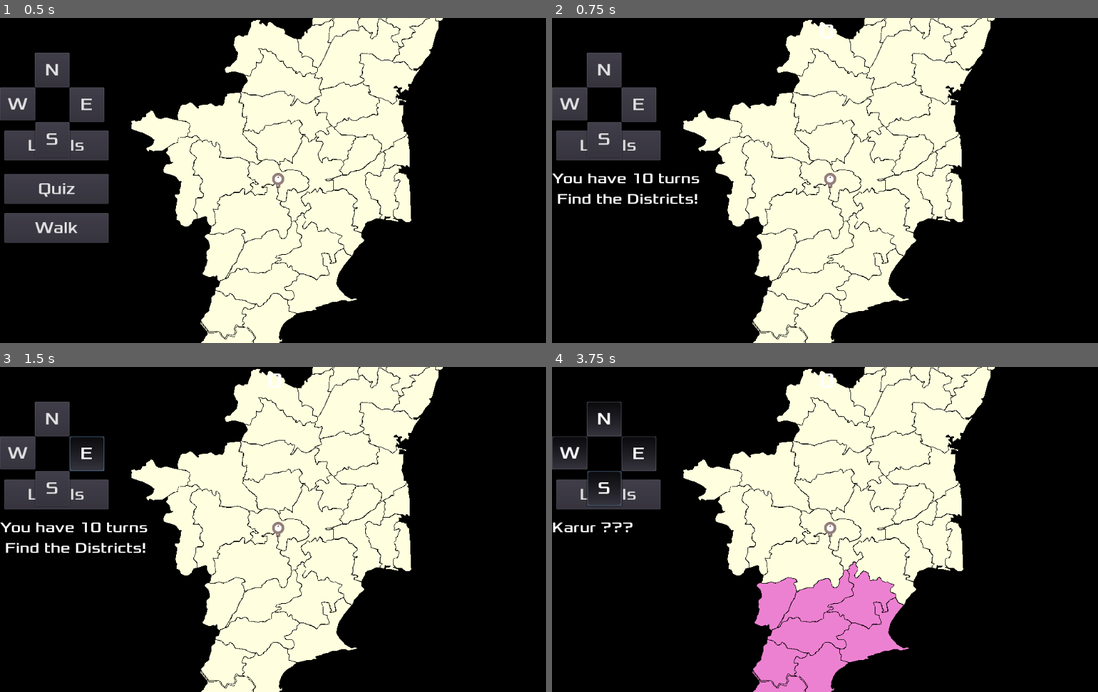
Above: before the commit, frames 1-4 (two rows, left to right).
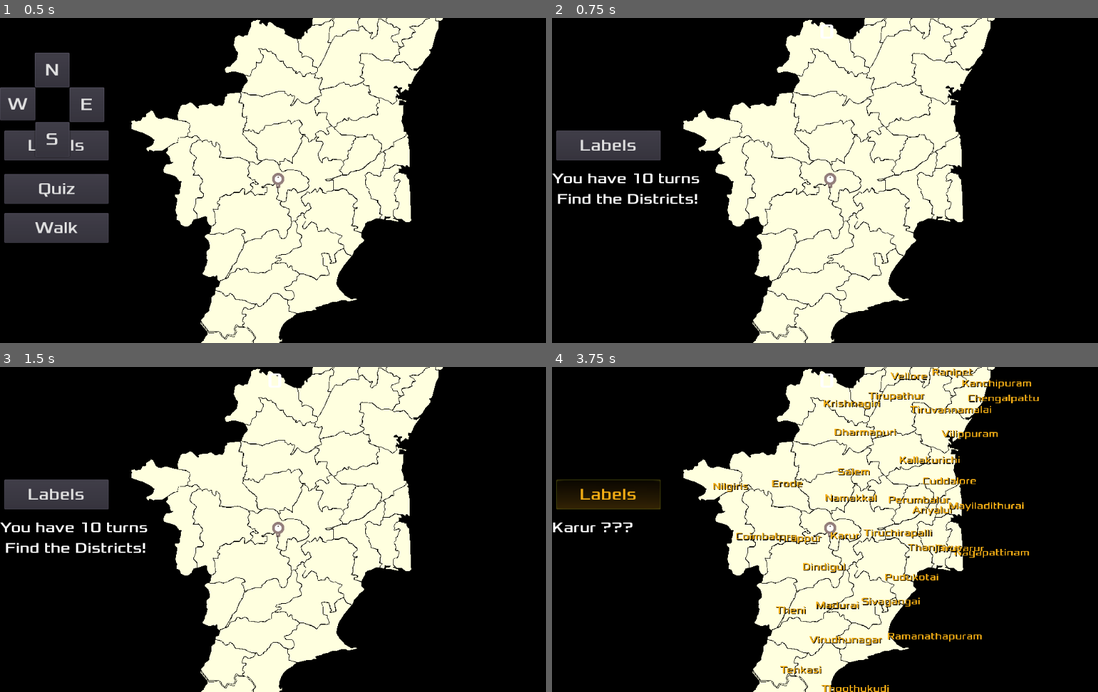
Above: after the commit, the same moments.

Repository: sharun-s/godot-tn
Game: Godot game, scene res://Node2D.tscn
The game is run twice, just before and just after one commit, with the same random seed, the same clock (stepped at 60 frames per second) and the same inputs.
Inputs (mouse positions are in pixels of both pictures, inside the frame that each line leads up to):
- Up to frame 1 (0.5 s): no input
- Up to frame 2 (0.75 s): click "Quiz" at 0.5 s
- Up to frame 3 (1.5 s): click (87, 454) at 1.25 s, where only the run before the commit has a clickable "E"
- Up to frame 4 (3.75 s): click (606, 419) at 2 s, where only the run before the commit has a clickable "N"; click (568, 451) at 2.75 s, where only the run before the commit has a clickable "W"; click (606, 487) at 3.5 s, where only the run before the commit has a clickable "S"

Frame 1 is identical in both runs. In frame 2, 2.3% of the frame differs, in the area x 0-20%, y 10-41%; in frame 3, 2.1%; in frame 4, 14%, in the area x 0-90%, y 0-100%.

Commit message:
generate and process gopals area entered event 3 game modes - quiz(1) - walk(2) - default(0) - and handling init and cleanup when moving between them removed tween due to perf diff between desktop and mobile

Diff:
--- a/Node2D.tscn
+++ b/Node2D.tscn
@@ -163,6 +163,7 @@
 one_shot = true
 
 [connection signal="ready" from="." to="." method="_on_TN_ready"]
+[connection signal="hit" from="Camera2D/Player" to="." method="_on_Player_hit"]
 [connection signal="pressed" from="HUD/Button" to="." method="_on_Button_pressed"]
 [connection signal="toggled" from="HUD/Labels" to="." method="_on_Labels_toggled"]
 [connection signal="pressed" from="HUD/Learn" to="." method="_on_Learn_pressed"]
--- a/Player.gd
+++ b/Player.gd
@@ -48,3 +48,8 @@
 	position = pos
 	show()
 	$CollisionShape2D.disabled = false
+
+func _on_Player_area_entered(area):
+	emit_signal('hit',area.name)
+	#print(area.name+' entered')
+	#pass # Replace with function body.
--- a/Player.tscn
+++ b/Player.tscn
@@ -36,4 +36,5 @@
 [node name="CollisionShape2D" type="CollisionShape2D" parent="."]
 shape = SubResource( 2 )
 
+[connection signal="area_entered" from="." to="." method="_on_Player_area_entered"]
 [connection signal="body_entered" from="." to="." method="_on_Player_body_entered"]
--- a/TN.gd
+++ b/TN.gd
@@ -45,7 +45,7 @@
 var score=0
 var attempts=0
 var turns=10
-var game_in_progress=false
+var game_in_progress=0
 var rng=RandomNumberGenerator.new()
 
 var challenge:=''
@@ -61,16 +61,33 @@
 var walkpath:=Line2D.new()
 
 
-var compass_colors={North=Color.orange,
-South=Color.violet,
-East='00bb99',
-West="0099bb"}
+var compass_colors={
+	North=[Color.orange,'N'],
+	South=[Color.violet, 'S'],
+	East=['00bb99', 'E'],
+	West=["0099bb", 'W']
+}
+
+func hide_compass():
+	$HUD/E.hide()
+	$HUD/N.hide()
+	$HUD/W.hide()
+	$HUD/S.hide()
+
+func show_compass():
+	$HUD/E.show()
+	$HUD/N.show()
+	$HUD/W.show()
+	$HUD/S.show()
 
 func _compass_toggled(pressed, dir):
-	if pressed:
-		get_tree().set_group(dir, 'modulate', compass_colors[dir])
-	else:
-		get_tree().set_group(dir, 'modulate', Color(1.0,1.0,1.0))
+	if game_in_progress==0:
+		if pressed:
+			get_node("HUD/"+compass_colors[dir][1])['modulate']=compass_colors[dir][0]
+			get_tree().set_group(dir, 'modulate', compass_colors[dir][0])
+		else:
+			get_node("HUD/"+compass_colors[dir][1])['modulate']=Color(1.0,1.0,1.0)
+			get_tree().set_group(dir, 'modulate', Color(1.0,1.0,1.0))
 
 func create_polygons(s:Sprite):
 	var b=BitMap.new()
@@ -140,7 +157,7 @@
 		select(district, event)
 
 func select(district, event):
-	if game_in_progress:
+	if game_in_progress==1:
 		if district == challenge:
 			score+=1
 			attempts+=1
@@ -161,8 +178,9 @@
 		if attempts==turns:
 			timed_msg('Not bad! \nYou scored '+str(score)+' / '+str(turns),3)
 			yield($Timer, "timeout")
-			game_in_progress=false
 			game_over()
+	elif game_in_progress==2:
+		pass
 	else:
 		get_tree().set_group("dlabels", "visible", false)
 		#deselect district if one is already selected before selecting new one
@@ -192,20 +210,18 @@
 		yield($Timer, 'timeout')
 		$Timer.wait_time=tmp
 		for i in oa:
+			if i.name=='Gopal':
+				continue
 			get_node('lbl'+i.name).visible=true
-			tw.interpolate_property(i.get_child(0), 'color', deselect_color, deselect_color.blend("aa66aa22"),1)
-			tw.start()
+			i.get_child(0).color=deselect_color.blend("aa66aa22")
+			#tw.interpolate_property(i.get_child(0), 'color', deselect_color, deselect_color.blend("aa66aa22"),1)
+			#tw.start()
 			#yield(tw,"tween_completed")
 		update()
 
 func deselect():
 	for district in d.keys():
 		get_node(district).get_child(0).color=deselect_color
-	#var sd=get_node(selected_district)
-	#sd.get_child(0).color=deselect_color
-	#var oa=sd.get_overlapping_areas()
-	#for i in oa:
-	#	i.get_child(0).color=deselect_color
 
 func _draw():
 	for i in d.keys():
@@ -230,7 +246,7 @@
 
 func _on_Button_pressed():
 	reset()
-	game_in_progress=true
+	game_in_progress=1
 	$HUD/Score.text=str(score)
 	timed_msg("You have 10 turns\n Find the Districts!",3)
 	yield($Timer,"timeout")
@@ -248,6 +264,9 @@
 	$HUD/Label.text=''
 	$HUD/Button.show()
 	$HUD/Learn.show()
+	$Camera2D.position=get_node('Karur').position
+	show_compass()
+	game_in_progress=0
 
 func timed_msg(msg, showafter):
 	$Timer.wait_time=showafter
@@ -262,6 +281,7 @@
 	attempts=0
 	$HUD/Button.hide()
 	$HUD/Learn.hide()
+	hide_compass()
 	if selected_district!='':
 		deselect()
 		$HUD/Label.text=''
@@ -270,6 +290,7 @@
 
 func _on_Learn_pressed():
 	reset()
+	game_in_progress=2
 	var current='Chennai'
 	var visited=[current]
 	while len(visited) < len(d):
@@ -279,11 +300,13 @@
 		$Camera2D/Tween.interpolate_property($Camera2D,"position",$Camera2D.position,gpos,1)
 		$Camera2D/Tween.start()
 		$HUD/Label.text=current
-		$HUD/Label.set_position(Vector2(780,384))
+		$HUD/Label.set_position(Vector2(get_viewport().size.x/2,get_viewport().size.x/2))
 		var poly=i.get_child(0)
 		poly.color=selected_color
 		var neighbours=i.get_overlapping_areas()
 		for n in neighbours:
+			if n.name == 'Gopal':
+				continue
 			if n.name in visited:
 				continue
 			else:
@@ -342,6 +365,8 @@
 	var oa=rd.get_overlapping_areas()
 	print(oa.size())
 	for i in oa:
+		if i.name=='Gopal':
+			continue
 		i.add_to_group("North")
 	get_node('Chennai').add_to_group('North')
 	get_node('Tiruvallur').add_to_group('North')
@@ -350,17 +375,23 @@
 	oa=get_node('Virudhunagar').get_overlapping_areas()
 	print(oa.size())
 	for i in oa:
+		if i.name=='Gopal':
+			continue
 		i.add_to_group("South")
 	get_node('Virudhunagar').add_to_group('South')
 	oa=get_node('Tirunelveli').get_overlapping_areas()
 	print(oa.size())
 	for i in oa:
+		if i.name=='Gopal':
+			continue
 		i.add_to_group("South")
 	get_node('Tirunelveli').add_to_group('South')
 
 	oa=get_node('Ariyalur').get_overlapping_areas()
 	print(oa.size())
 	for i in oa:
+		if i.name=='Gopal':
+			continue
 		i.add_to_group("East")
 	get_node('Ariyalur').add_to_group('East')
 	get_node('Pudukotai').add_to_group('East')
@@ -371,8 +402,14 @@
 	oa=get_node('Tiruppur').get_overlapping_areas()
 	print(oa.size())
 	for i in oa:
+		if i.name=='Gopal':
+			continue
 		i.add_to_group("West")
 	get_node('Tiruppur').add_to_group('West')
 	get_node('Namakkal').add_to_group('West')
 	get_node('Salem').add_to_group('West')
 	get_node('Nilgiris').add_to_group('West')
+
+func _on_Player_hit(name):
+	#$HUD/Message.text='Gopal has wandered into '+ name
+	print('Gopal has wandered into '+ name)
